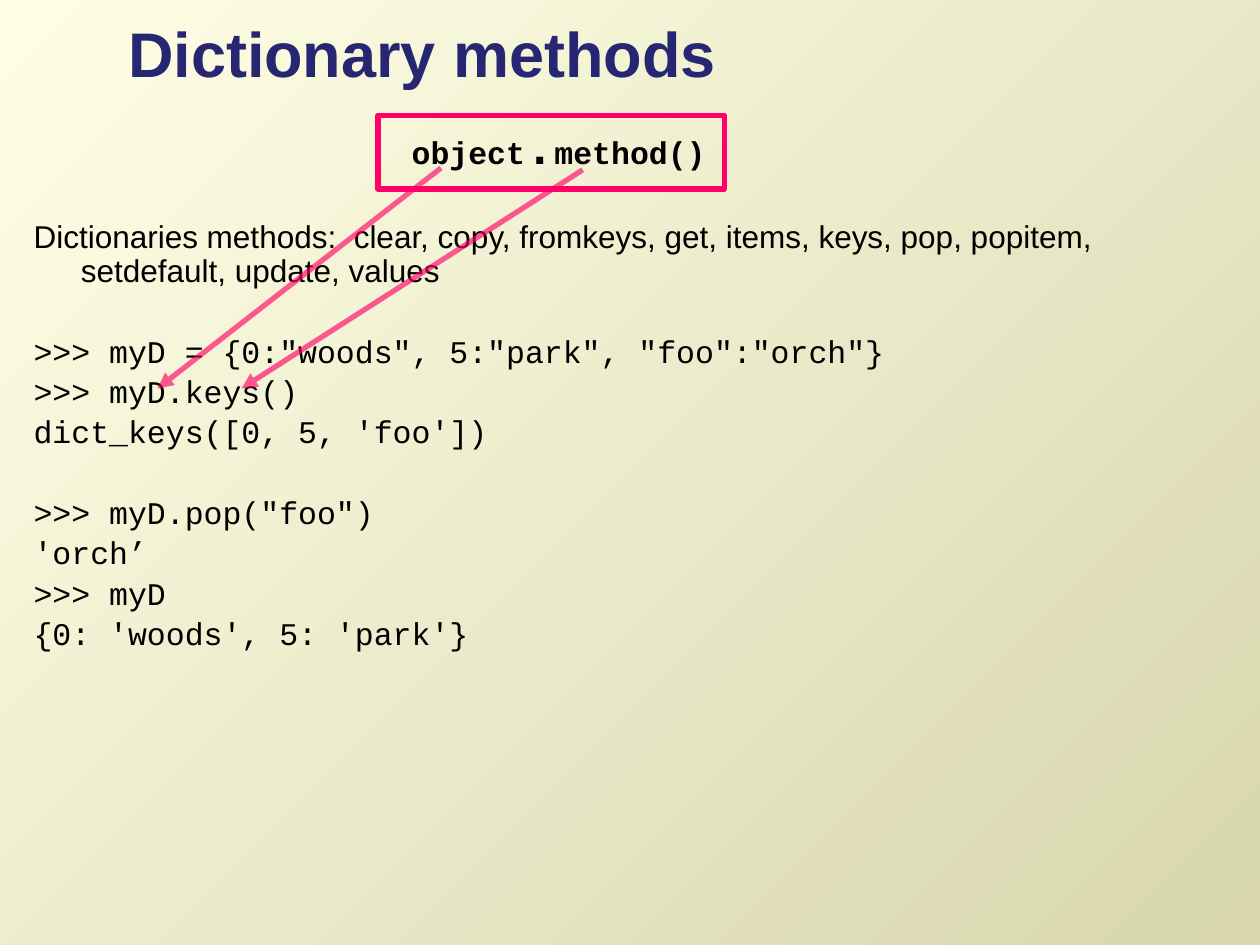
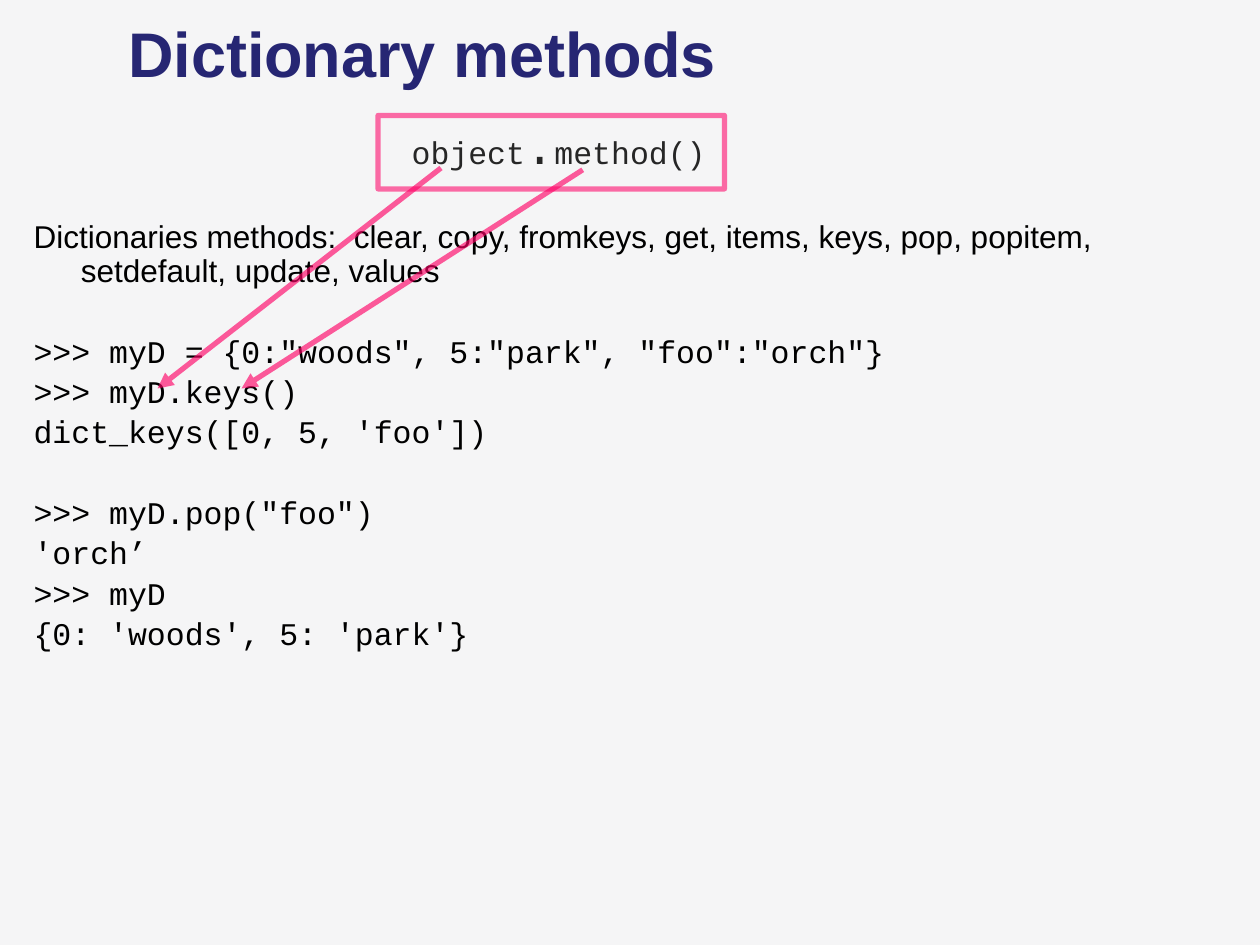
Before and after one commit to lgtateos/gis540, a slide deck: slide 14 of slides/dictionaries.pptx (slide 10 before the commit). Drawn at 1260x945 pixels with LibreOffice and Linux fonts; fonts in the diff are those of the drawing. Boxes give left, top, right and bottom in pixels: in the first picture for what was removed or moved away, otherwise in the second. Text is boxed around its words. In the diff, an @@ line names an element or a change of style, - is before the commit and + after.

```diff
--- a/slides/dictionaries.pptx
+++ b/slides/dictionaries.pptx
@@ background gradient #FFFFE6 to #D7D6AE to #F5F5F6 @@
@@ text at (x1=412, y1=141, x2=705, y2=173): text colour #000000 to #262626, bold off in "object.method()" @@
```
Also in this commit, not shown: 28 other slides changed, 4 slides added, 1 slide removed.
